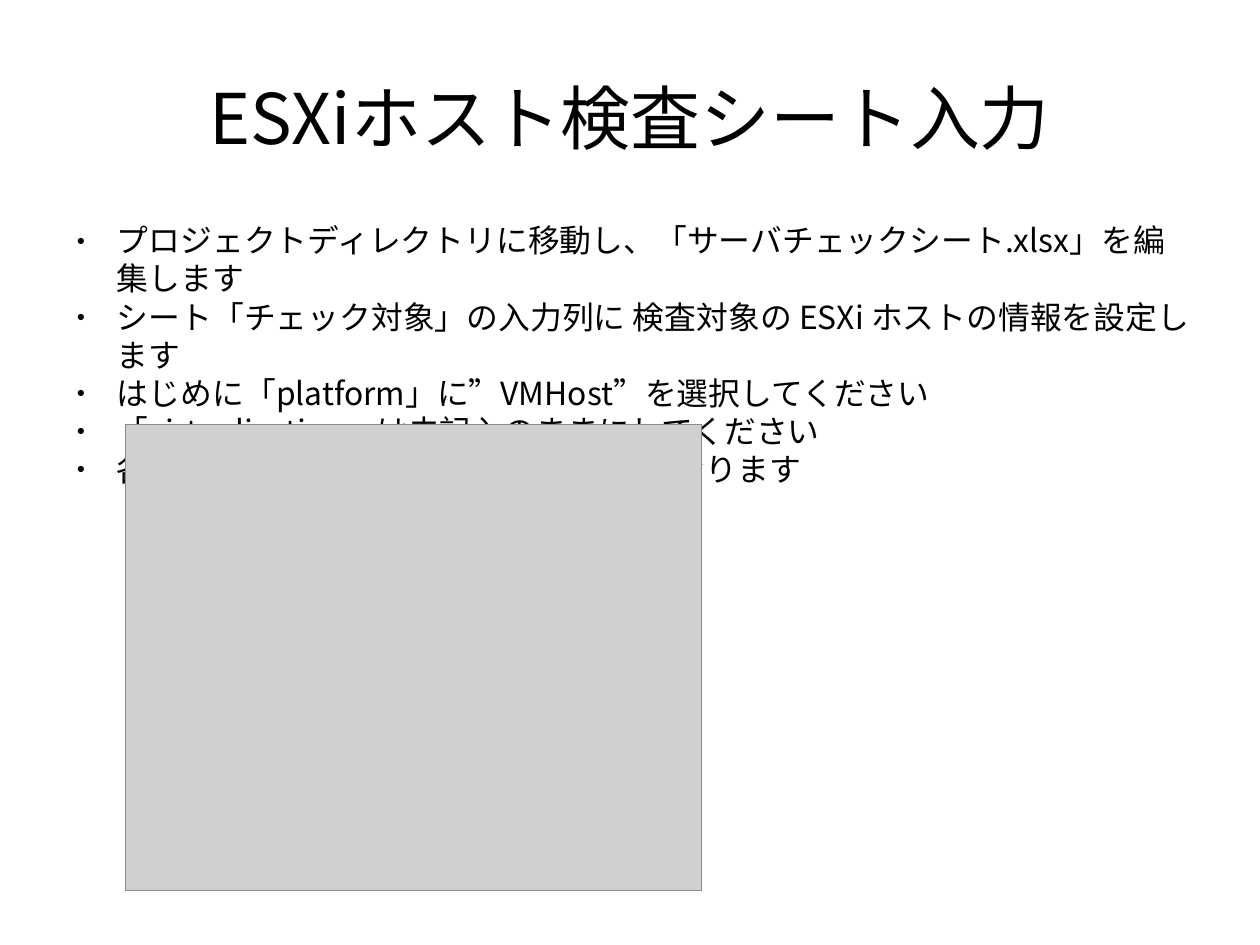
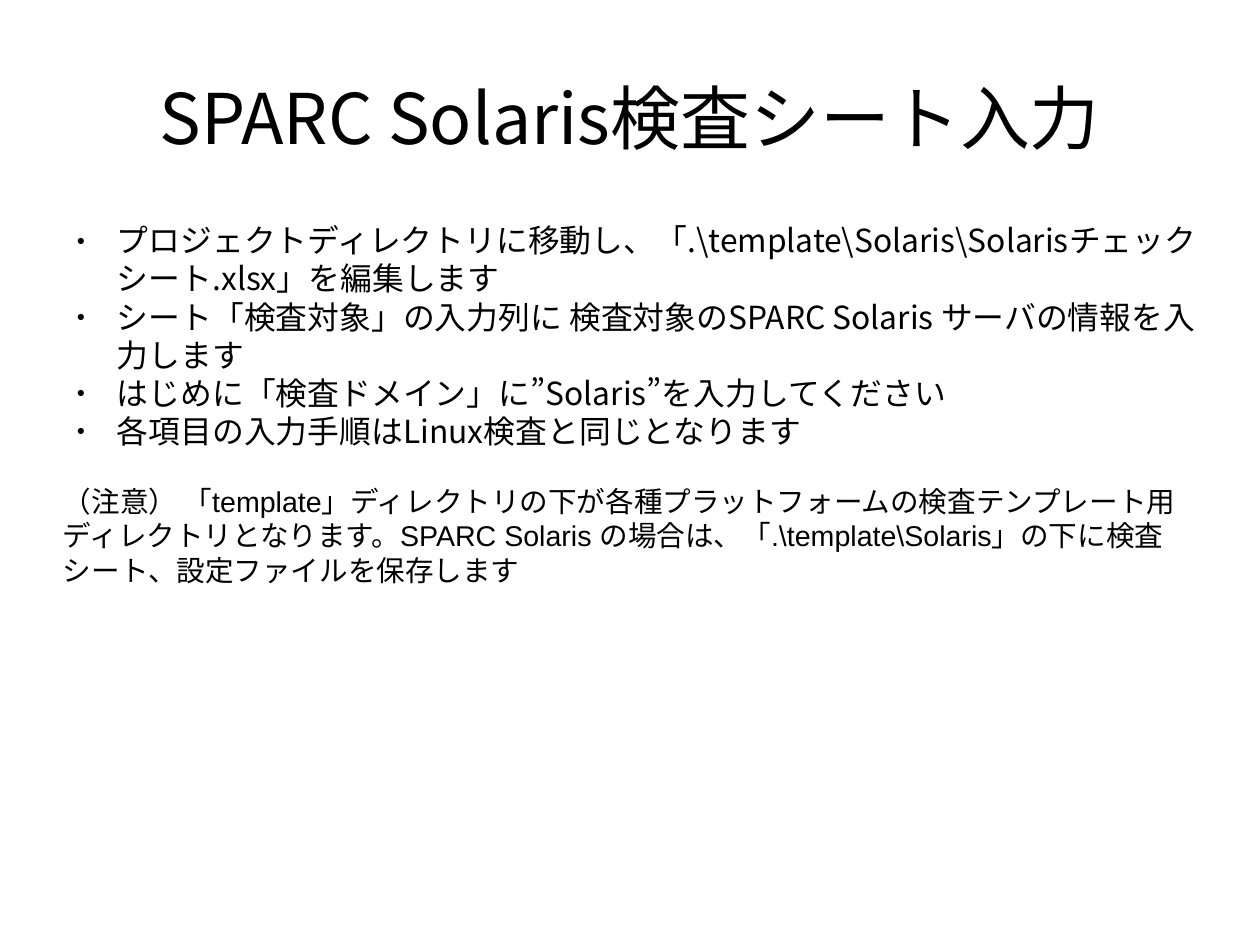
Before and after one commit to frsw3nr/gradle-server-acceptance, a slide deck: slide 37 of docs/jp/tutorial_test_pc.pptx (slide 39 before the commit). Drawn at 1260x945 pixels with LibreOffice and Linux fonts; fonts in the diff are those of the drawing; grey boxes stand for pictures. Boxes give left, top, right and bottom in pixels: in the first picture for what was removed or moved away, otherwise in the second. Text is boxed around its words. In the diff, an @@ line names an element or a change of style, - is before the commit and + after.

```diff
--- a/docs/jp/tutorial_test_pc.pptx
+++ b/docs/jp/tutorial_test_pc.pptx
@@ text at <box>159,85,1099,150</box>: text changed @@
-ESXiホスト検査シート入力
+SPARC Solaris検査シート入力
@@ text at <box>117,225,1196,408</box>: text changed @@
-● プロジェクトディレクトリに移動し、「サーバチェックシート.xlsx」を編集します
-● シート「チェック対象」の入力列に 検査対象の ESXi ホストの情報を設定します
-● はじめに「platform」に”VMHost”を選択してください
-● 「virtualization」は未記入のままにしてください
+● プロジェクトディレクトリに移動し、「.\template\Solaris\Solarisチェックシート.xlsx」を編集します
+● シート「検査対象」の入力列に 検査対象のSPARC Solaris サーバの情報を入力します
+● はじめに「検査ドメイン」に”Solaris”を入力してください
@@ picture removed at <box>126,425,702,892</box> @@
@@ text at <box>63,487,1176,584</box>: paragraph added @@
+（注意） 「template」ディレクトリの下が各種プラットフォームの検査テンプレート用ディレクトリとなります。SPARC Solaris の場合は、「.\template\Solaris」の下に検査シート、設定ファイルを保存します
```
Also in this commit, not shown: 19 other slides changed, 4 slides added, 5 slides removed, 17 other files.
